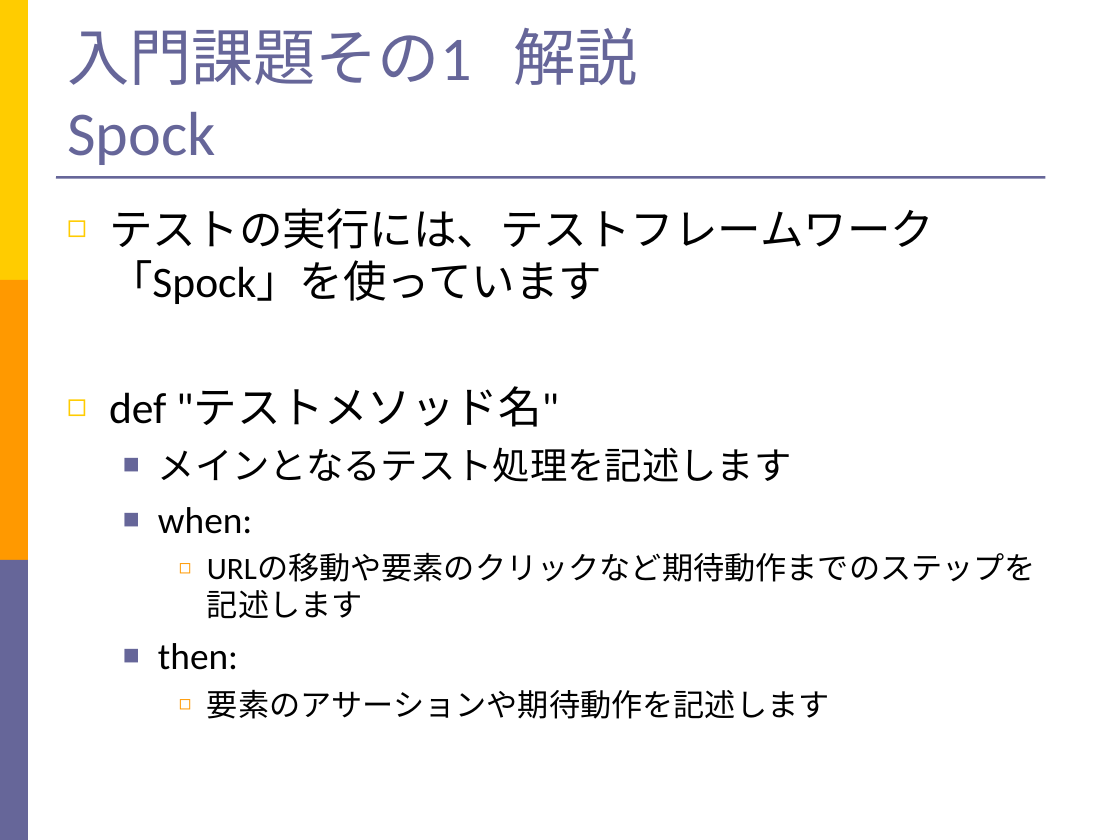
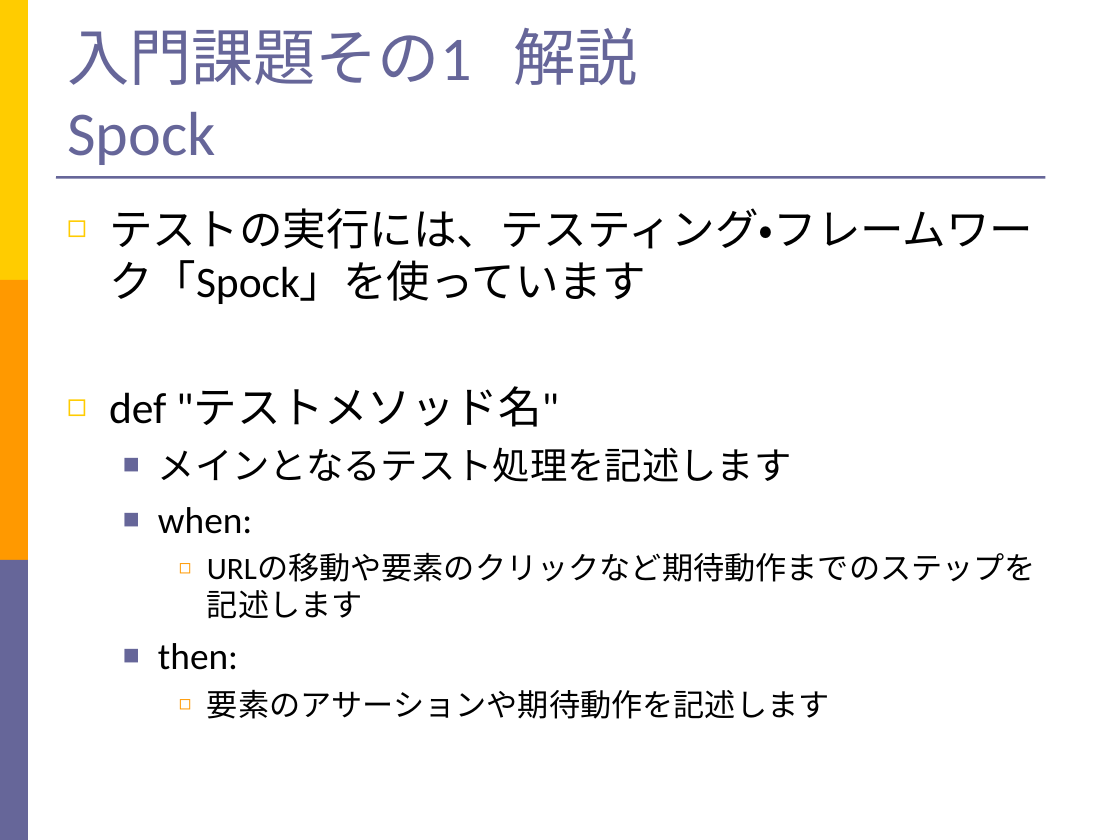
Before and after one commit to takuY-U2/STARHotel, a slide deck: slide 9 of docs/SlideGeb.ppt. Drawn at 1120x840 pixels with LibreOffice and Linux fonts; fonts in the diff are those of the drawing. Boxes give left, top, right and bottom in pixels: in the first picture for what was removed or moved away, otherwise in the second. Text is boxed around its words. In the diff, an @@ line names an element or a change of style, - is before the commit and + after.

```diff
--- a/docs/SlideGeb.ppt
+++ b/docs/SlideGeb.ppt
@@ text at (109, 208, 1033, 304): text changed @@
-◻ テストの実行には、テストフレームワーク「Spock」を使っています
+◻ テストの実行には、テスティング・フレームワーク「Spock」を使っています
```
Also in this commit, not shown: 9 other slides changed, 1 slide added, 7 other files.
